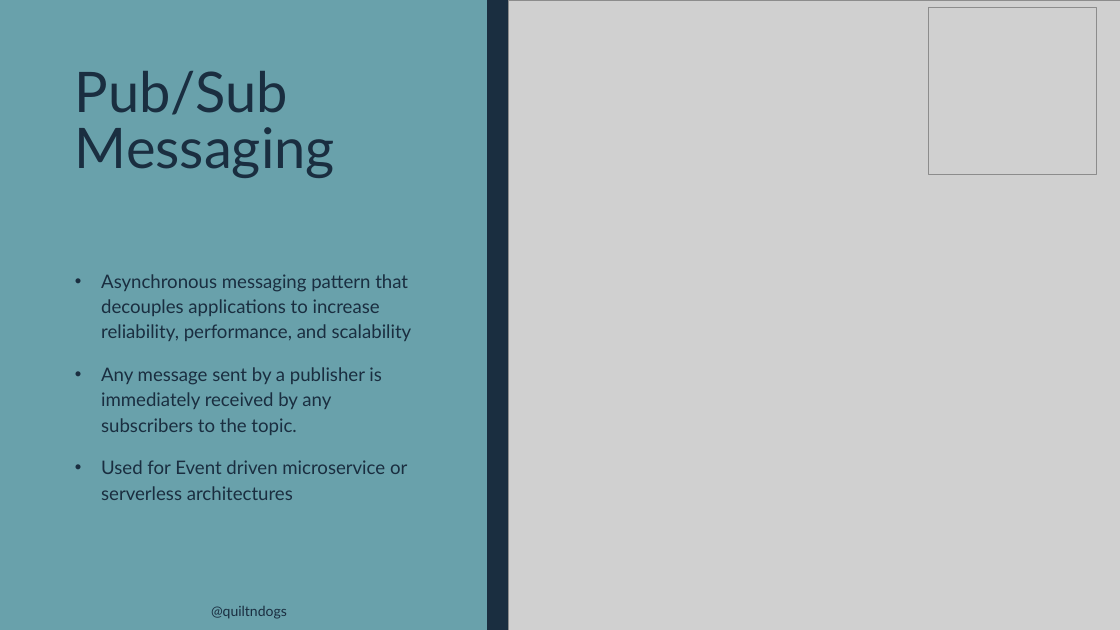
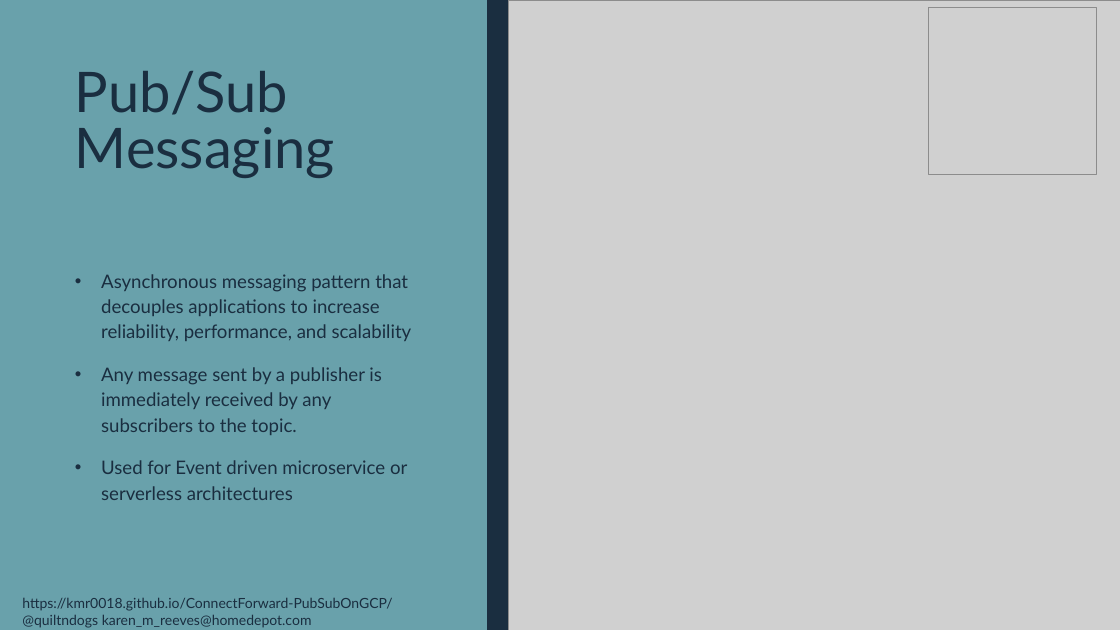
Before and after one commit to kmr0018/ConnectForward-PubSubOnGCP, a slide deck: slide 3 of PubSubGcpPresentation.pptx. Drawn at 1120x630 pixels with LibreOffice and Linux fonts; fonts in the diff are those of the drawing; grey boxes stand for pictures. Boxes give left, top, right and bottom in pixels: in the first picture for what was removed or moved away, otherwise in the second. Text is boxed around its words. In the diff, an @@ line names an element or a change of style, - is before the commit and + after.

```diff
--- a/PubSubGcpPresentation.pptx
+++ b/PubSubGcpPresentation.pptx
@@ text at (22,598,392,628): text changed @@
-@quiltndogs
+https://kmr0018.github.io/ConnectForward-PubSubOnGCP/ @quiltndogs karen_m_reeves@homedepot.com
```
Also in this commit, not shown: 15 other slides changed, 2 other files.
